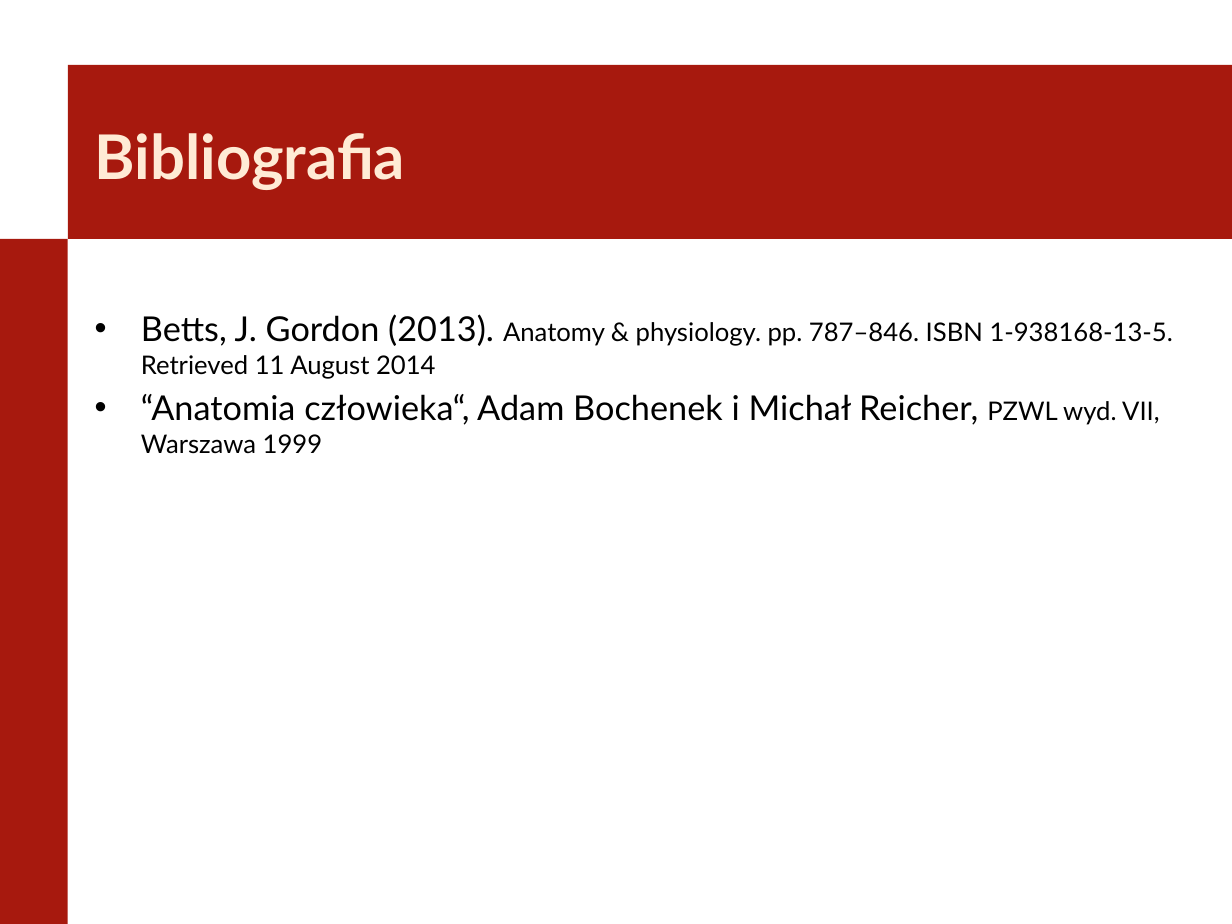
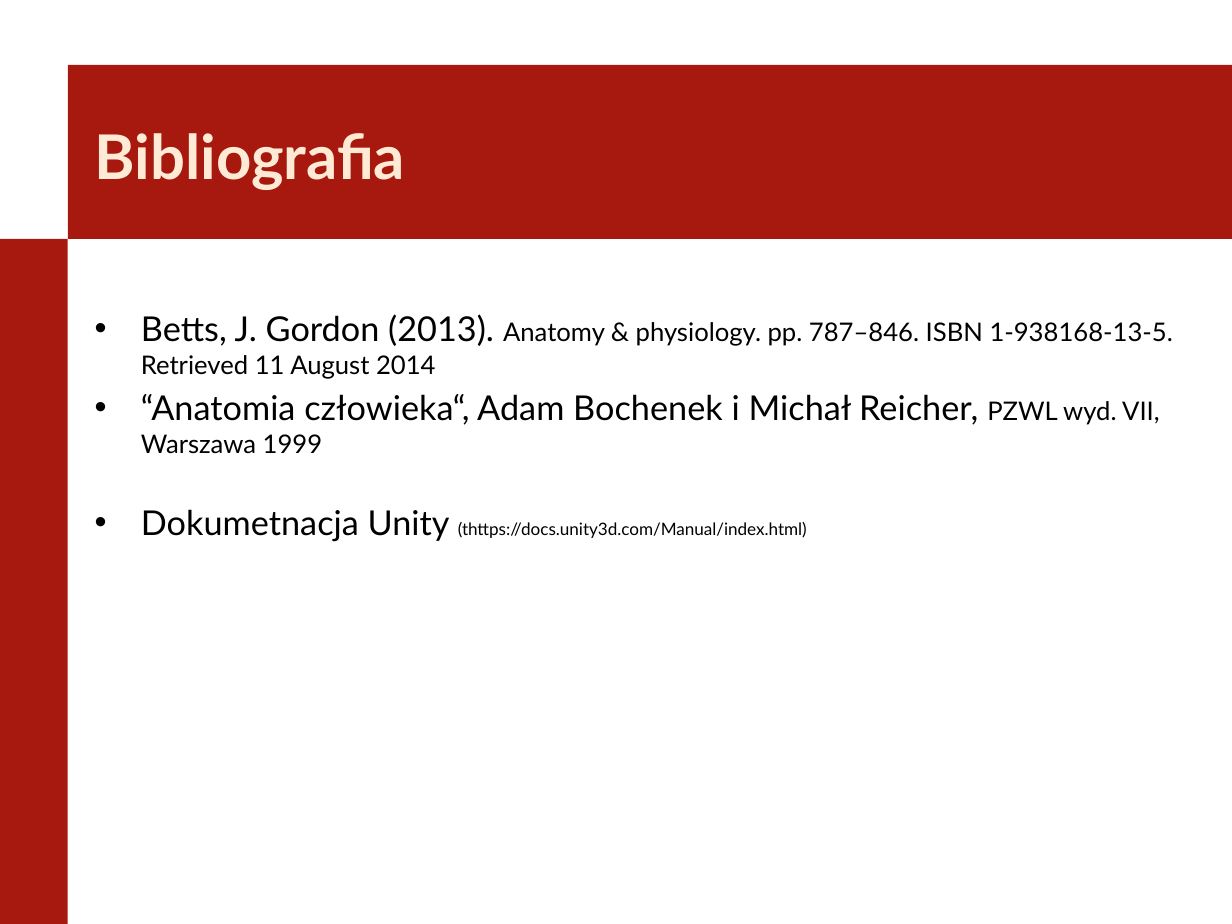
Before and after one commit to Szynal/PWR-W4-INF, a slide deck: slide 16 of Seminarium Dyplomowe/SeminariumDyplomowe.pptx (slide 15 before the commit). Drawn at 1232x924 pixels with LibreOffice and Linux fonts; fonts in the diff are those of the drawing; background and template pictures are left out. Boxes give left, top, right and bottom in pixels: in the first picture for what was removed or moved away, otherwise in the second. Text is boxed around its words. In the diff, an @@ line names an element or a change of style, - is before the commit and + after.

```diff
--- a/Seminarium Dyplomowe/SeminariumDyplomowe.pptx
+++ b/Seminarium Dyplomowe/SeminariumDyplomowe.pptx
@@ text at box(141, 509, 807, 541): paragraph added @@
+• Dokumetnacja Unity (thttps://docs.unity3d.com/Manual/index.html)
```
Also in this commit, not shown: 10 other slides changed, 4 slides added, 4 slides removed, 2 other files.
